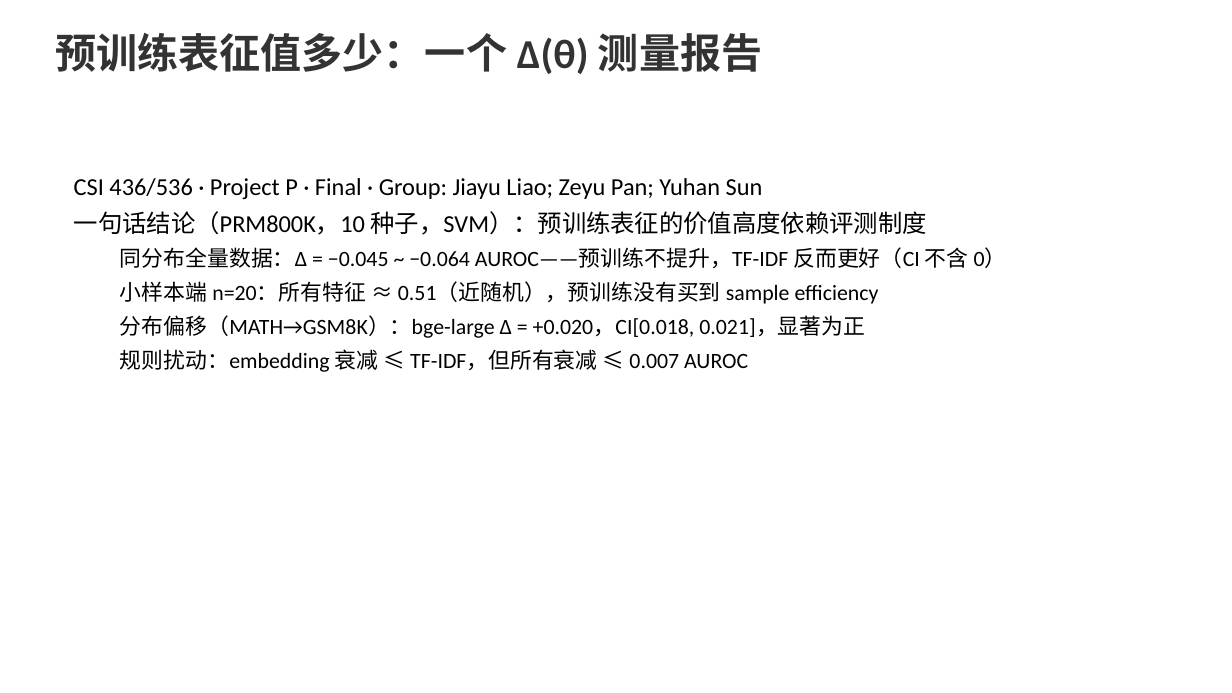
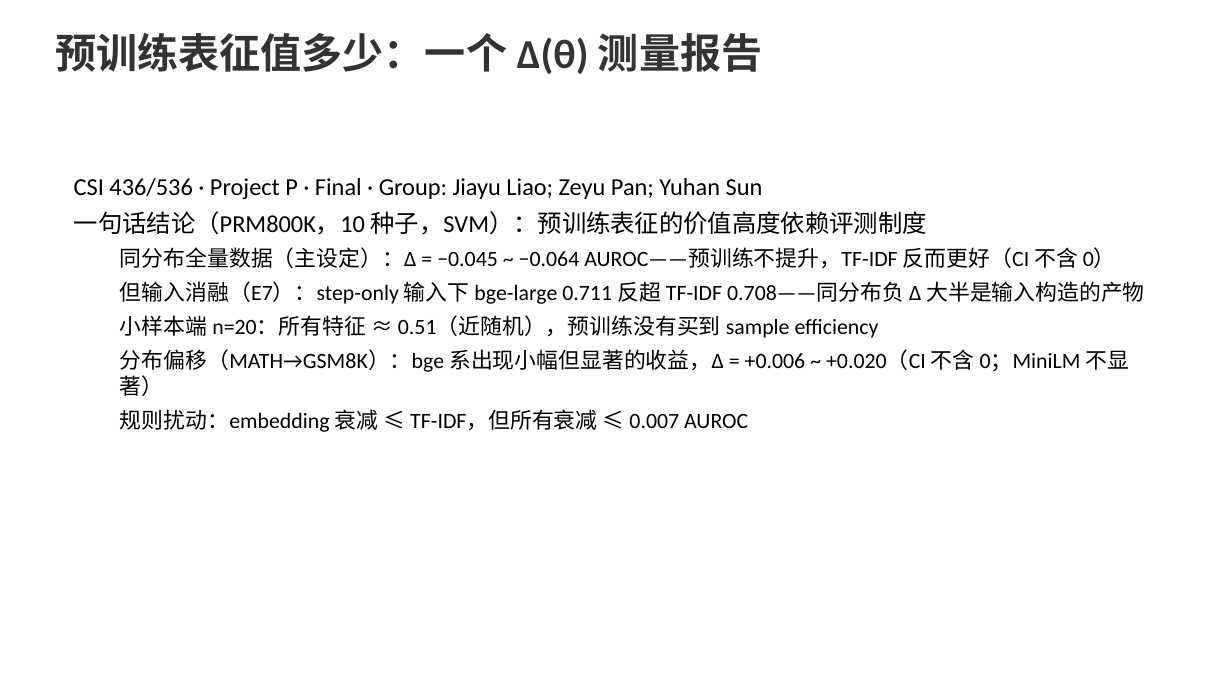
Before and after one commit to FauReam/text-monitor-436, a slide deck: slide 1 of slides/final.pptx. Drawn at 1232x693 pixels with LibreOffice and Linux fonts; fonts in the diff are those of the drawing. Boxes give left, top, right and bottom in pixels: in the first picture for what was removed or moved away, otherwise in the second. Text is boxed around its words. In the diff, an @@ line names an element or a change of style, - is before the commit and + after.

Commit message:
回应评委意见：输入截断排查 + E7 输入构造消融 + step-only 迁移实验
评委意见 1（截断可能压低 embedding，直击头条结论）：
- 截断量化（src/check_truncation.py → results/truncation_check.json）：
  输入中位 89 token；MiniLM(256) 截断 1.64% 行（0.56% 丢整个 step），
  bge(512) 仅 0.04%，Math-Shepherd ≈ 0。量级不足以解释同分布差距。
- E7 输入消融（src/e7_input_ablation.py → results/input_ablation.json，
  E1 全量点，3 种输入 × 5 特征 × 2 分类器）：step 前置对 embedding
  +0.015~+0.026（TF-IDF ≈0）；step-only 对 embedding 再 +0.03 以上
  （TF-IDF 仅 +0.012）。主因是题目文本对 embedding 池化的稀释，非截断。
- 结论修正：step-only 下 bge-large 0.7114 反超 TF-IDF 0.7077——
  同分布负 Δ 大半是输入构造的产物而非表征本身。
- step-only 迁移（results/e3_generalization_step.json + CI）：三个
  embedding 迁移 Δ 全部显著为正（bge-large +0.069 CI[0.067,0.071]，
  bge-base +0.049，MiniLM 也转正 +0.030）——偏移结论更强。

评委意见 2–5（文字修正）：
- README/slides 写明 Δ 符号约定（L = 1 − AUROC，Δ>0 = 预训练更好）
- 头条弱化为"分布偏移下小幅但显著的收益"
- Challenges 改为未解决问题导向（同分布 Δ<0 归因，已被 E7 基本回答）
- 补上 val 集 88,872 步的说明（train 632,422 + val + test 190,573 = 911,867）

基础设施：embedding 缓存改两级分片（CACHE/ab/hash.npy）——旧的扁平
目录 9.3M 文件写满 ext4 目录索引导致 ENOSPC；旧路径保持只读兼容。

```diff
--- a/slides/final.pptx
+++ b/slides/final.pptx
@@ text at (x1=120, y1=247, x2=1145, y2=304): text changed @@
-  同分布全量数据：Δ = −0.045 ~ −0.064 AUROC——预训练不提升，TF-IDF 反而更好（CI 不含 0）
+  同分布全量数据（主设定）：Δ = −0.045 ~ −0.064 AUROC——预训练不提升，TF-IDF 反而更好（CI 不含 0）
+  但输入消融（E7）：step-only 输入下 bge-large 0.711 反超 TF-IDF 0.708——同分布负 Δ 大半是输入构造的产物
@@ text at (x1=120, y1=349, x2=1130, y2=396): text changed @@
-  分布偏移（MATH→GSM8K）：bge-large Δ = +0.020，CI[0.018, 0.021]，显著为正
+  分布偏移（MATH→GSM8K）：bge 系出现小幅但显著的收益，Δ = +0.006 ~ +0.020（CI 不含 0；MiniLM 不显著）
```
Also in this commit, not shown: 4 other slides changed, 1 slide added, 15 other files.
